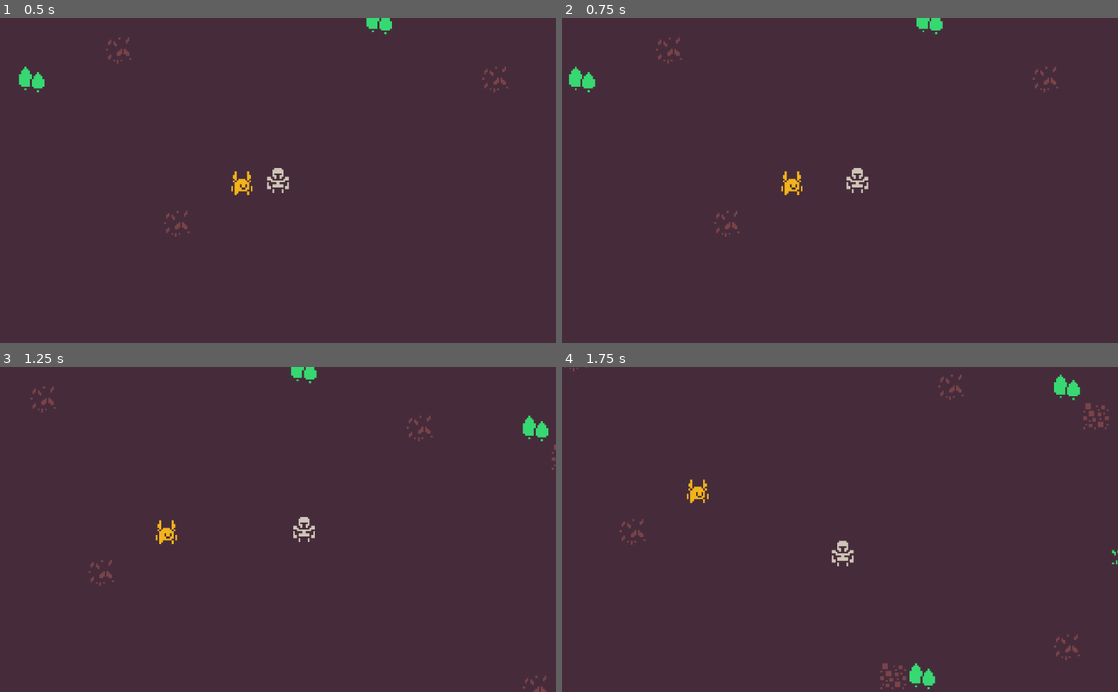
Above: before the commit, frames 1-4 (two rows, left to right).
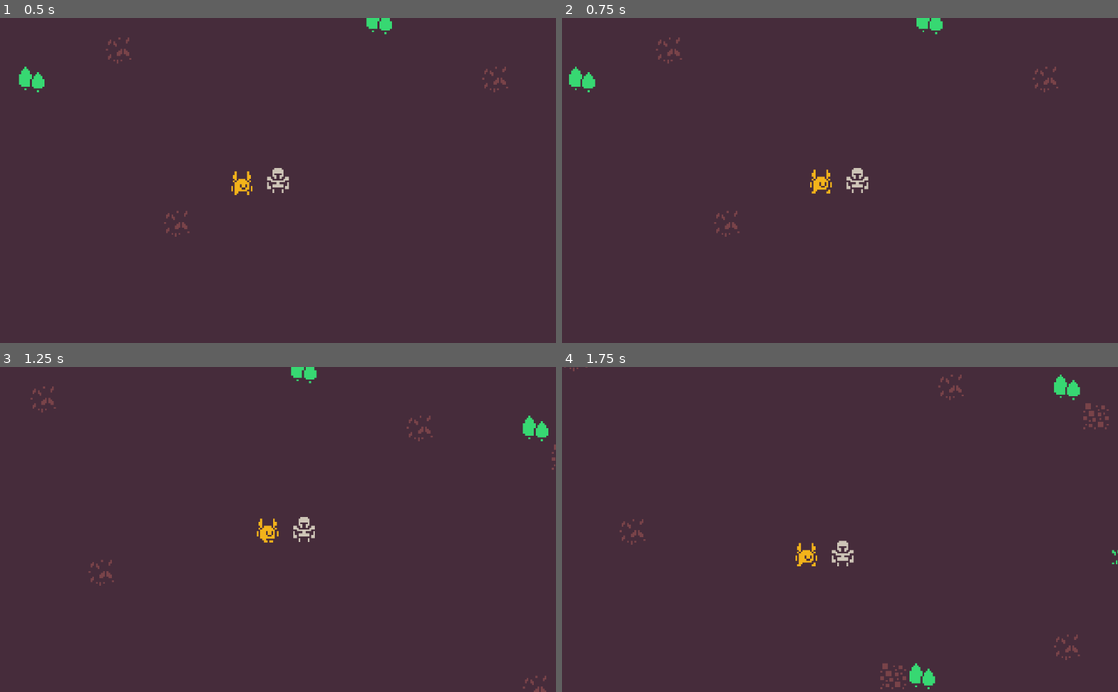
Above: after the commit, the same moments.

Repository: dsg-jam/LD46
Game: Godot game, scene res://assets/scenes/test.tscn
The game is run twice, just before and just after one commit, with the same random seed, the same clock (stepped at 60 frames per second) and the same inputs.
Inputs:
- Up to frame 1 (0.5 s): no input
- Up to frame 2 (0.75 s): tap Enter at 0.5 s; hold Right (player_right) from 0.53 s (still down)
- Up to frame 3 (1.25 s): keep holding Right (player_right)
- Up to frame 4 (1.75 s): release Right (player_right) at 1.28 s; hold Down (player_down) from 1.28 s (still down)

Frame 1 is identical in both runs. In frame 2, 0.3% of the frame differs, in the area x 39-49%, y 46-55%; in frame 3, 0.3%; in frame 4, 0.3%.

Commit message:
add simple animation controller

Diff:
--- a/assets/scenes/test.tscn
+++ b/assets/scenes/test.tscn
@@ -1,9 +1,10 @@
-[gd_scene load_steps=7 format=2]
+[gd_scene load_steps=8 format=2]
 
 [ext_resource path="res://assets/scripts/PlayerMovement.gd" type="Script" id=1]
 [ext_resource path="res://assets/textures/animations/companion.tres" type="SpriteFrames" id=2]
 [ext_resource path="res://assets/textures/tilesets/map.tres" type="TileSet" id=3]
 [ext_resource path="res://assets/textures/player/idle.tres" type="Texture" id=4]
+[ext_resource path="res://assets/scripts/SimpleAnimationController.gd" type="Script" id=5]
 
 [sub_resource type="CapsuleShape2D" id=2]
 radius = 3.0
@@ -28,14 +29,18 @@
 
 [node name="Companion" type="KinematicBody2D" parent="."]
 position = Vector2( -20, 0 )
+script = ExtResource( 1 )
 
 [node name="AnimatedSprite" type="AnimatedSprite" parent="Companion"]
 frames = ExtResource( 2 )
 animation = "idle"
 playing = true
+script = ExtResource( 5 )
 __meta__ = {
 "_edit_lock_": true
 }
+anim_move = "walk"
+anim_idle = "idle"
 
 [node name="CollisionShape2D" type="CollisionShape2D" parent="Companion"]
 position = Vector2( 0, 4 )
--- a/assets/scripts/PlayerMovement.gd
+++ b/assets/scripts/PlayerMovement.gd
@@ -1,21 +1,28 @@
 extends KinematicBody2D
 
-export (int) var speed = 80
+export (int) var speed := 80
 
-var velocity = Vector2()
+# reference to SimpleAnimationController.gd
+var animation_controller
 
-func get_input():
-	velocity = Vector2()
+func _ready() -> void:
+	animation_controller = $AnimatedSprite
+
+func read_input() -> Vector2:
+	var input := Vector2()
 	if Input.is_action_pressed('player_right'):
-		velocity.x += 1
+		input.x += 1
 	if Input.is_action_pressed('player_left'):
-		velocity.x -= 1
+		input.x -= 1
 	if Input.is_action_pressed('player_down'):
-		velocity.y += 1
+		input.y += 1
 	if Input.is_action_pressed('player_up'):
-		velocity.y -= 1
-	velocity = velocity.normalized() * speed
+		input.y -= 1
+	return input.normalized()
 
-func _physics_process(_delta):
-	get_input()
+func _physics_process(_delta: float) -> void:
+	var velocity := read_input() * speed
 	move_and_slide(velocity)
+
+	if animation_controller:
+		animation_controller.set_velocity_vector(velocity)
--- /dev/null
+++ b/assets/scripts/SimpleAnimationController.gd
@@ -0,0 +1,34 @@
+extends AnimatedSprite
+
+export var anim_move: String
+export var anim_idle: String
+
+# move speed required to transition to the 'moving' animation state
+export var move_velocity_threshold: float = 10
+# move velocity is multiplied by this factor to get the animation speed
+export var move_speed_factor: float = 1 / 40.0
+
+var initial_flip_h: bool
+
+func _ready():
+	initial_flip_h = self.flip_h
+
+func _maybe_set_animation(target: String) -> void:
+	if self.animation != target:
+		# using this setter resets the frame back to 1 so we only set it when we have to
+		self.animation = target
+
+# Control the animation state and speed based on the velocity.
+func set_velocity(velocity: float) -> void:
+	if velocity < move_velocity_threshold:
+		self.speed_scale = 1
+		_maybe_set_animation(anim_idle)
+		return
+
+	self.speed_scale = velocity * move_speed_factor
+	_maybe_set_animation(anim_move)
+
+func set_velocity_vector(velocity: Vector2) -> void:
+	set_velocity(velocity.length())
+	# (initial state) XOR (flip now)
+	self.flip_h = initial_flip_h != (velocity.x < 0)
